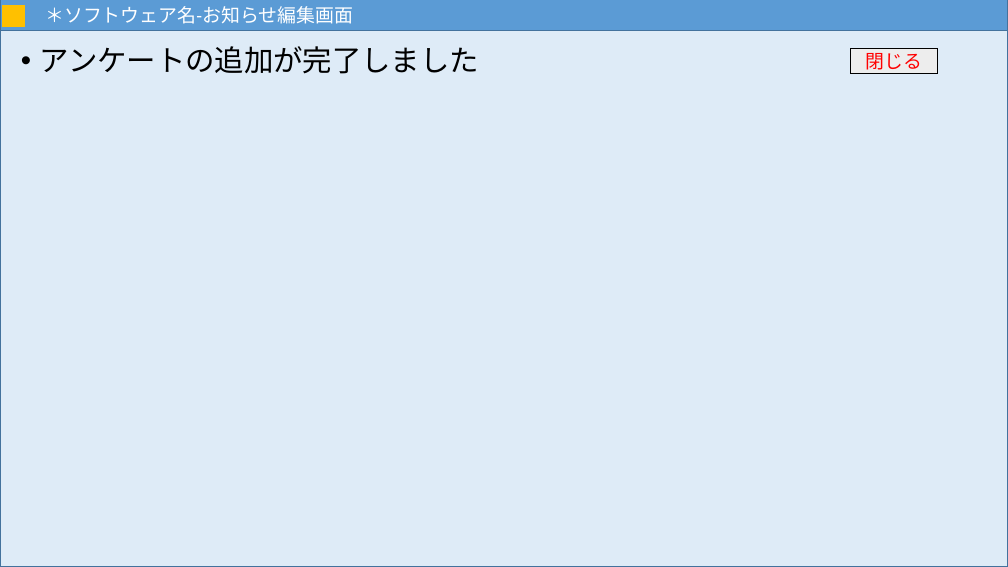
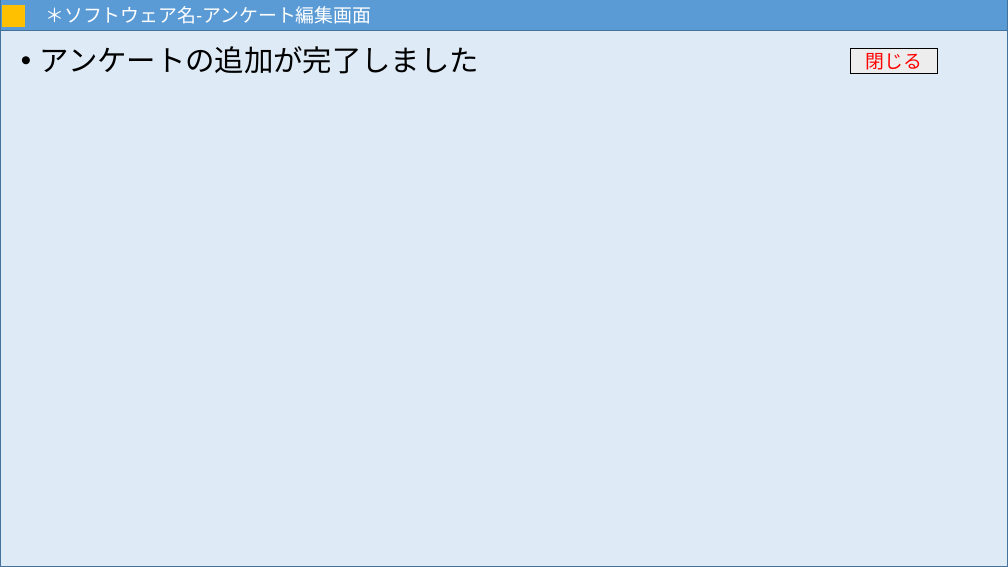
Before and after one commit to MNB-oda/MNB, a slide deck: slide 50 of 提出課題/外部設計書/画面設計.pptx. Drawn at 1008x567 pixels with LibreOffice and Linux fonts; fonts in the diff are those of the drawing. Boxes give left, top, right and bottom in pixels: in the first picture for what was removed or moved away, otherwise in the second. Text is boxed around its words. In the diff, an @@ line names an element or a change of style, - is before the commit and + after.

Commit message:
画面設計パワポ更新

```diff
--- a/提出課題/外部設計書/画面設計.pptx
+++ b/提出課題/外部設計書/画面設計.pptx
@@ text in rectangle at <box>45,6,371,24</box>: text changed @@
-＊ソフトウェア名-お知らせ編集画面
+＊ソフトウェア名-アンケート編集画面
```
Also in this commit, not shown: 2 other slides changed, 2 slides added.
